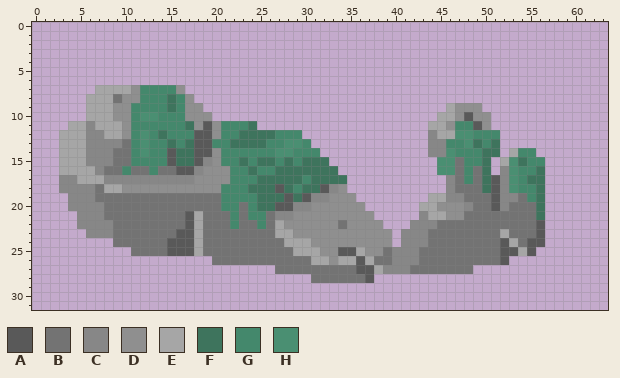
Pixel-art file: Tilesets/.aseprite/rocks/rock10.aseprite. Above: the version before the commit.
64x32 pixels, 1 frame. The old version is drawn lined up with the new one.
Palette (. is transparent): A #595959  B #737373  C #878787  D #8f8f8f  E #a6a6a6  F #3e745d  G #44886c  H #4a8f72
Pixels before, first column x 3:
 7 ....EEEEDGGGGD........................................
 8 ...EEEBDDGGGFGD.......................................
 9 ...EEEDDGGGGFGDD...........................EDDD.......
10 ...EEEDDGHHGGGDDD.........................EEDADD......
11 .EECEEEDGGGGGGFDADGGGF...................EEDGGAD......
12 EEECCEEDGHGFGGGAADGGFFFFGGG..............CEEHHGGG.....
13 EEECCCCBGHGGFGFAAGGFFFFGGHHG.............CCGGHFGF.....
14 EEECCCBBGHGGAFFAADGGGGGGHHGGG............CCHGGGFF.EGG.
15 EEECCCBBGGGGAFFACDGGFGFFGFGFFF............HHBGGF.EHFGG
16 EEEECBBGBBGBBAACDDDGGFGGFFFFFFF...........HHBGBF.CHGGF
17 CCEEECCCCCCCCCCDDDDGGGFFFFFGFFFF...........CBGBFACHGFF
18 CCCCBEEDDDDDDDDDDDGGGFFFAFGFFACD...........CBBBFACHGGF
19 .CCCBBBBBBBBBBBBBBGGGGFFFAFACCDDD........EECCBBBACCBGF
20 .CCCCBBBBBBBBBBBBBGGBGFFAACCDDDDDD......EEDDDCBBACBBBF
21 ..CCCBBBBBBBBBAEBBBGBGGBCCDDDDDDDDD.....CEEDDBBBBBBBBF
22 ..CCCCBBBBBBBBAEBBBGBBGBEDDDDDDBDDDD...CCCBBBBBBBBBBBA
23 ...CCCBBBBBBBAAEBBBBBBBBEEDDDDDDDDDDD.CCCBBBBBBBBEBBBA
24 ......BBBBBBAAAEBBBBBBBBBEEEDDDDDDDDD.CCCBBBBBBBBAEBAA
25 ........BBBBAAAEBBBBBBBBBBEEEDDAAEDDBCCCBBBBBBBBBAAEA.
26 .................BBBBBBBBBBBEEDEEAEBBCCCBBBBBBBBBA....
27 ........................BBBBBBBBBAAECCCBBBBBBB........
28 ............................BBBBBBA...................
Once edited:
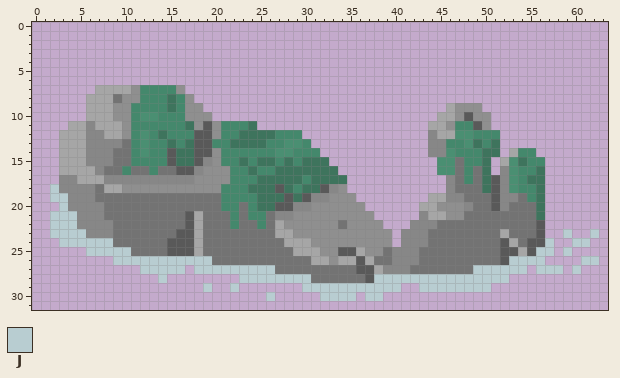
Colours new in this view: J #b8cdd1
From the commit log: all rock frames
From old to new:
whole drawing moved by -4,+2 (the old picture is shown already moved)
y 18: x 2 . -> J
y 19: x 2..3 .. -> JJ
y 20: x 3 . -> J
y 21..22: x 2..4 ... -> JJJ
y 23: x 2..5 .... -> JJJJ; x 59 . -> J; x 62 . -> J
y 24: x 3..8 ...... -> JJJJJJ; x 57 . -> J; x 60..61 .. -> JJ
y 25: x 6..10 ..... -> JJJJJ; x 56..57 .. -> JJ; x 59 . -> J
y 26: x 9..19 ........... -> JJJJJJJJJJJ; x 53..56 .... -> JJJJ; x 61..62 .. -> JJ
y 27: x 12..16 ..... -> JJJJJ; x 18..26 ......... -> JJJJJJJJJ; x 49..54 ...... -> JJJJJJ; x 56..58 ... -> JJJ; x 60 . -> J
y 28: x 14 . -> J; x 23..30 ........ -> JJJJJJJJ; x 38..52 ............... -> JJJJJJJJJJJJJJJ
y 29: x 19 . -> J; x 22 . -> J; x 30..40 ........... -> JJJJJJJJJJJ; x 43..50 ........ -> JJJJJJJJ
y 30: x 26 . -> J; x 32..35 .... -> JJJJ; x 37..38 .. -> JJ
